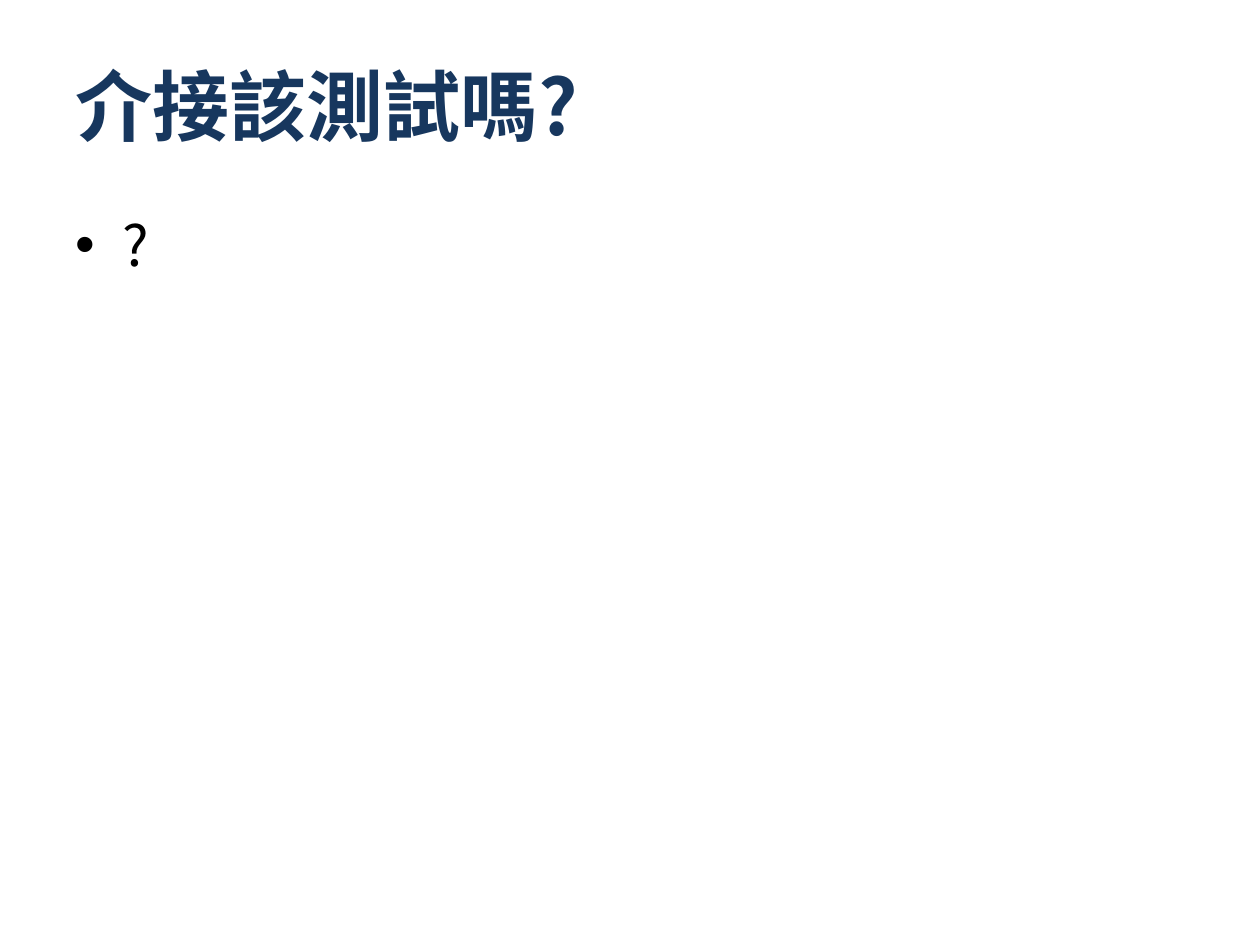
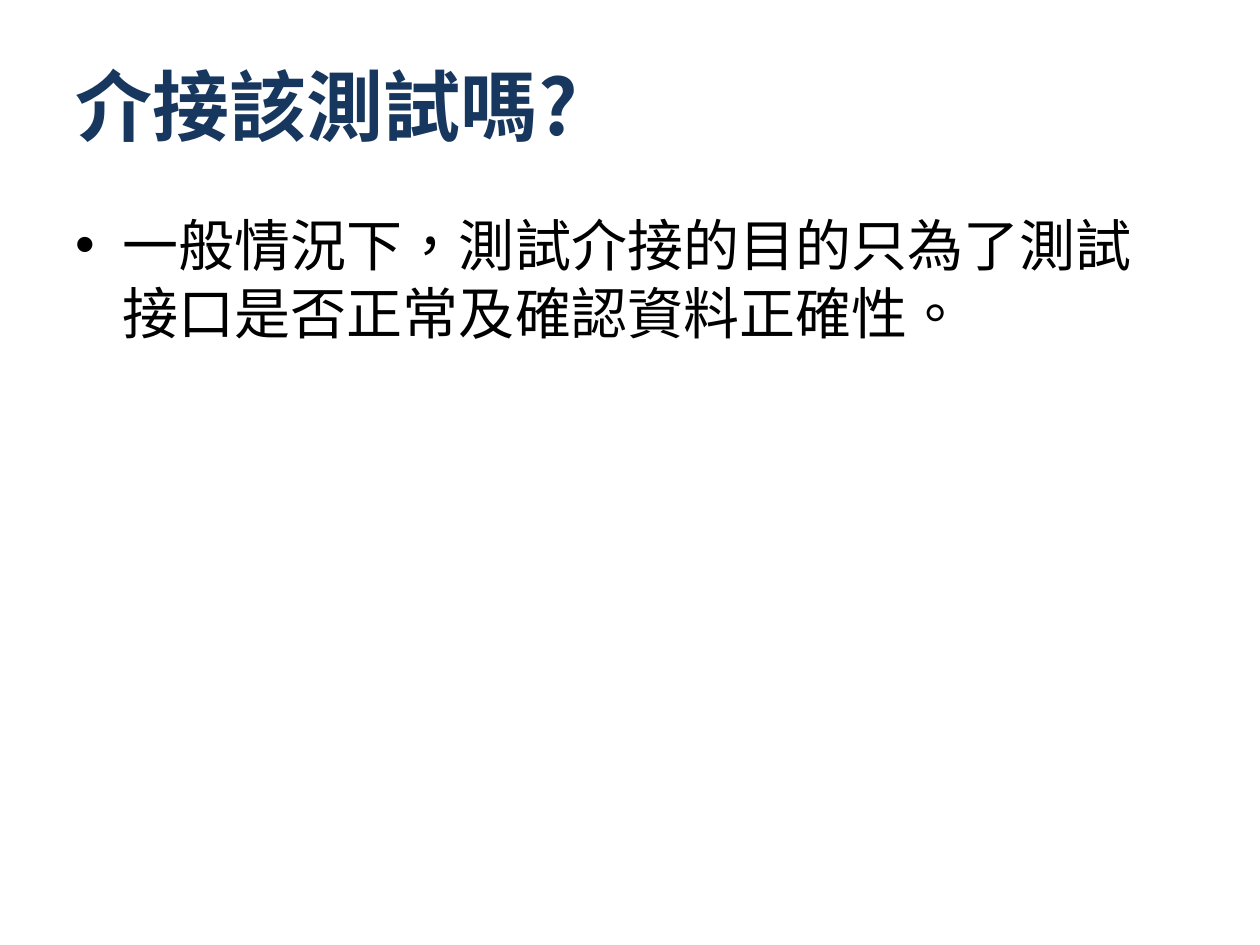
Before and after one commit to progden/hyUnitTestSharing, a slide deck: slide 14 of HYT - UnitTest.pptx. Drawn at 1260x945 pixels with LibreOffice and Linux fonts; fonts in the diff are those of the drawing; background and template pictures are left out. Boxes give left, top, right and bottom in pixels: in the first picture for what was removed or moved away, otherwise in the second. Text is boxed around its words. In the diff, an @@ line names an element or a change of style, - is before the commit and + after.

```diff
--- a/HYT - UnitTest.pptx
+++ b/HYT - UnitTest.pptx
@@ text at bbox=[123, 218, 1131, 339]: text changed @@
-• ?
+• 一般情況下，測試介接的目的只為了測試接口是否正常及確認資料正確性。
```
Also in this commit, not shown: 4 other slides changed, 1 slide added, 1 other file.
